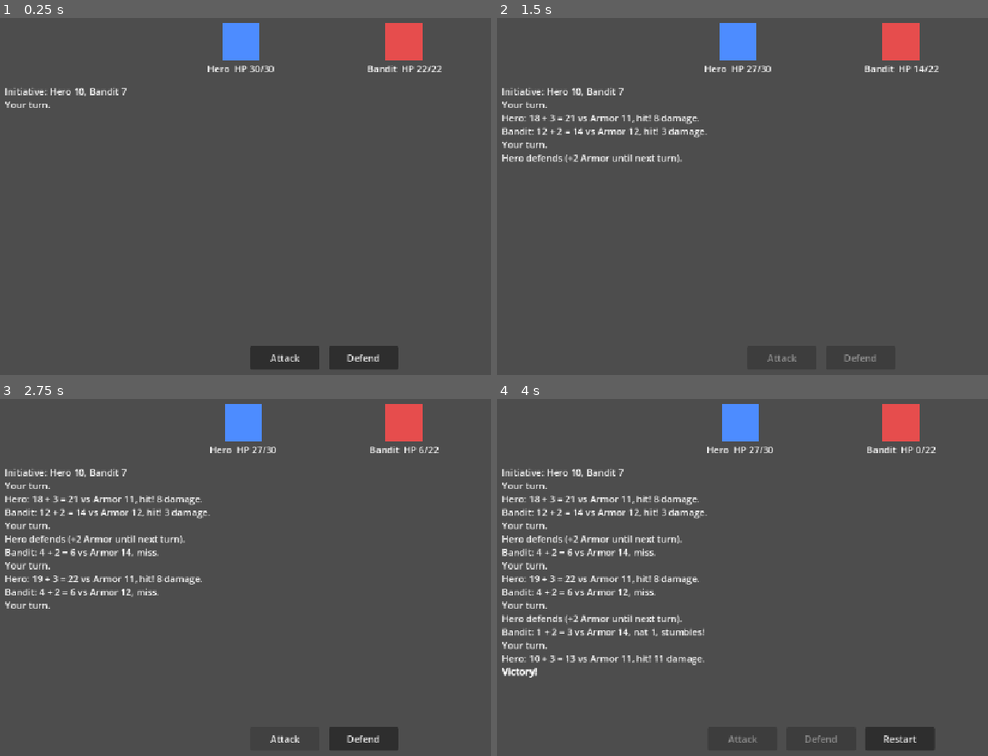
Above: before the commit, frames 1-4 (two rows, left to right).
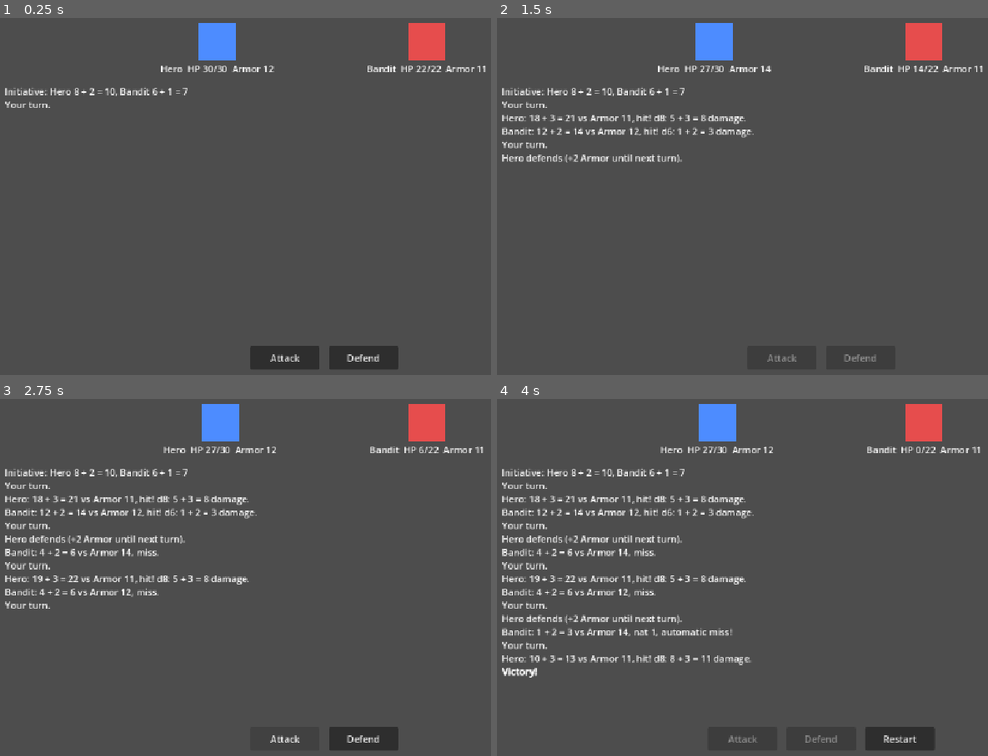
Above: after the commit, the same moments.

Repository: khasmn/project-k
Game: Godot game, scene res://scenes/combat/combat.tscn
The game is run twice, just before and just after one commit, with the same random seed, the same clock (stepped at 60 frames per second) and the same inputs.
Inputs:
- Up to frame 1 (0.25 s): no input
- Up to frame 2 (1.5 s): click "Attack" at 0.5 s; click "Defend" at 1.25 s
- Up to frame 3 (2.75 s): click "Attack" at 2 s
- Up to frame 4 (4 s): click "Defend" at 2.75 s; click "Attack" at 3.5 s

The runs differ from the first frame. In frame 1, 2.7% of the frame differs, in the area x 14-99%, y 1-22%; in frame 2, 3.2%; in frame 3, 3.2%; in frame 4, 3.6%, in the area x 14-99%, y 1-75%.

Commit message:
Show roll math for initiative and damage, Armor on labels, min 1 damage
Co-Authored-By: Claude Opus 5.5 <noreply@anthropic.com>

Diff:
--- a/scripts/combat/combat_screen.gd
+++ b/scripts/combat/combat_screen.gd
@@ -22,9 +22,13 @@
 	_update_labels()
 
 	# Initiative: d20 + Speed, highest goes first (hero wins ties).
-	var hero_init: int = Dice.roll_d20() + hero.speed
-	var enemy_init: int = Dice.roll_d20() + enemy.speed
-	_log("Initiative: %s %d, %s %d" % [hero.display_name, hero_init, enemy.display_name, enemy_init])
+	var hero_roll: int = Dice.roll_d20()
+	var enemy_roll: int = Dice.roll_d20()
+	var hero_init: int = hero_roll + hero.speed
+	var enemy_init: int = enemy_roll + enemy.speed
+	_log("Initiative: %s %s = %d, %s %s = %d" % [
+		hero.display_name, Dice.sum_text(hero_roll, hero.speed), hero_init,
+		enemy.display_name, Dice.sum_text(enemy_roll, enemy.speed), enemy_init])
 	if enemy_init > hero_init:
 		_enemy_turn()
 	else:
@@ -33,6 +37,7 @@
 
 func _hero_turn() -> void:
 	hero.defending = false
+	_update_labels()
 	_set_buttons_enabled(true)
 	_log("Your turn.")
 
@@ -77,8 +82,8 @@
 
 
 func _update_labels() -> void:
-	%HeroLabel.text = "%s  HP %d/%d" % [hero.display_name, hero.hp, hero.max_hp]
-	%EnemyLabel.text = "%s  HP %d/%d" % [enemy.display_name, enemy.hp, enemy.max_hp]
+	%HeroLabel.text = "%s  HP %d/%d  Armor %d" % [hero.display_name, hero.hp, hero.max_hp, hero.armor()]
+	%EnemyLabel.text = "%s  HP %d/%d  Armor %d" % [enemy.display_name, enemy.hp, enemy.max_hp, enemy.armor()]
 
 
 func _set_buttons_enabled(enabled: bool) -> void:
--- a/scripts/combat/combatant.gd
+++ b/scripts/combat/combatant.gd
@@ -39,16 +39,22 @@
 	return hp > 0
 
 
-## Attack roll vs target's Armor; on a hit, roll damage. Nat 20 doubles damage.
-## Returns a log line like "Hero: 14 + 3 = 17 vs Armor 11, hit! 7 damage."
+## Attack roll vs target's Armor; on a hit, roll damage (always at least 1). Nat 20 doubles damage.
+## Returns a log line like "Hero: 14 + 3 = 17 vs Armor 11, hit! d8: 4 + 3 = 7 damage."
 func strike(target: Combatant) -> String:
 	var result: Dictionary = Dice.check(attack, target.armor())
-	var line: String = "%s: %d + %d = %d vs Armor %d" % [
-		display_name, result.natural, attack, result.total, target.armor()]
+	var line: String = "%s: %s = %d vs Armor %d" % [
+		display_name, Dice.sum_text(result.natural, attack), result.total, target.armor()]
 	if not result.success:
-		return line + (", nat 1, stumbles!" if result.fumble else ", miss.")
-	var damage: int = Dice.roll(damage_die) + attack
+		return line + (", nat 1, automatic miss!" if result.fumble else ", miss.")
+	var damage_roll: int = Dice.roll(damage_die)
+	var damage: int = maxi(damage_roll + attack, 1)
+	var damage_text: String = "d%d: %s" % [damage_die, Dice.sum_text(damage_roll, attack)]
 	if result.crit:
 		damage *= 2
+		line += ", CRITICAL HIT! (%s) x 2" % damage_text
+	else:
+		line += ", hit! " + damage_text
 	target.hp = maxi(target.hp - damage, 0)
-	return line + (", CRITICAL HIT! %d damage." if result.crit else ", hit! %d damage.") % damage
+	line += " = %d damage" % damage
+	return line + (" (minimum)." if damage_roll + attack < 1 else ".")
--- a/scripts/core/dice.gd
+++ b/scripts/core/dice.gd
@@ -9,6 +9,11 @@
 ## Roll one die with the given number of sides (d6 = roll(6)).
 static func roll(sides: int) -> int:
 	return rng.randi_range(1, sides)
+
+
+## Shows a roll with its modifier for the log: "14 + 3", "9 - 2".
+static func sum_text(natural: int, modifier: int) -> String:
+	return "%d %s %d" % [natural, "-" if modifier < 0 else "+", absi(modifier)]
 
 
 ## Roll a d20. Advantage keeps the higher of two rolls, disadvantage the lower.
--- a/tests/test_combat.gd
+++ b/tests/test_combat.gd
@@ -27,6 +27,18 @@
 		if hero.is_alive():
 			hero_wins += 1
 
+	# A weak attacker (negative Attack) still does at least 1 damage, never heals.
+	var weak: Combatant = Combatant.new({"name": "Weak", "hp": 10, "attack": -5, "defense": 0, "speed": 0, "damage_die": 4})
+	var dummy: Combatant = Combatant.new({"name": "Dummy", "hp": 1000, "attack": 0, "defense": -30, "speed": 0, "damage_die": 4})
+	for i in FIGHTS:
+		var hp_before: int = dummy.hp
+		var line: String = weak.strike(dummy)
+		_check(dummy.hp <= hp_before, "weak hit healed")
+		if not "miss" in line:
+			_check(dummy.hp < hp_before, "weak hit did 0 damage")
+		if dummy.hp == 0:
+			dummy.hp = 1000
+
 	if failed:
 		quit(1)
 		return
